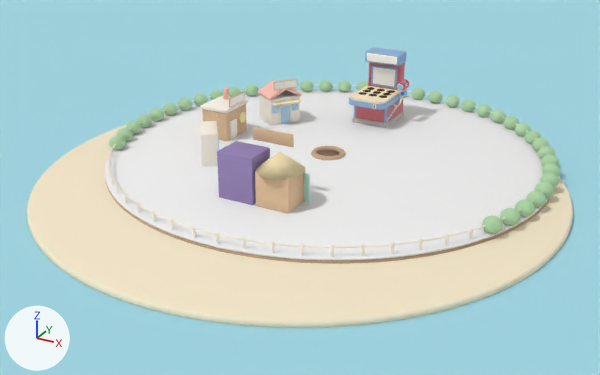
An edit to the Blender file mole/assets/home3d/plaza.blend, drawn before and after from the same camera.
Rendered twice from a camera (50 mm lens) standing at (25.6, -50.8, 22.2) and looking at (0.1, -4.5, -0.9). Arrows for +X, +Y and +Z are at lower left; the lights stay in place. The older version comes first.
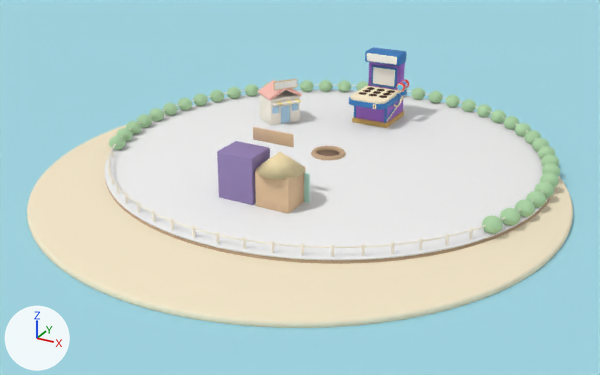
Not visible in the pictures: 'Locker door'.

Diff of the bpy script that builds the scene:
```diff
--- a/mole/assets/home3d/plaza.blend.py
+++ b/mole/assets/home3d/plaza.blend.py
@@ mat_grey @@
 mat_grey = principled_material('grey')
-mat_grey.base_color = (0.584, 0.539, 0.509)  # light grey #c9c2bd
+mat_grey.base_color = (0.672, 0.418, 0.125)  # orange #d6ad63
 mat_grey.roughness = 0.75
@@ mat_pink @@
 mat_pink = principled_material('pink')
-mat_pink.base_color = (0.694, 0.188, 0.212)  # pink #d9787f
+mat_pink.base_color = (0.356, 0.144, 0.597)  # purple #a16acb
 mat_pink.roughness = 0.75
@@ mat_cream @@
 mat_cream = principled_material('cream')
-mat_cream.base_color = (0.93, 0.791, 0.552)  # beige #f7e6c4
+mat_cream.base_color = (1.0, 0.871, 0.624)  # beige #fff0cf
 mat_cream.roughness = 0.75
@@ mat_blue @@
 mat_blue = principled_material('blue')
-mat_blue.base_color = (0.275, 0.451, 0.694)  # blue #8fb3d9
+mat_blue.base_color = (0.0395, 0.198, 0.509)  # blue #387bbd
 mat_blue.roughness = 0.75
@@ ob_workshop_walls @@
-ob_workshop_walls = bpy.data.objects.new('Workshop walls', me_cube_151)
-ob_workshop_walls.parent = ob_site_locker
-ob_workshop_walls.location = (0.0, 0.0, 1.15)
@@ ob_workshop_roof @@
-ob_workshop_roof = bpy.data.objects.new('Workshop roof', me_cube_152)
-ob_workshop_roof.parent = ob_site_locker
-ob_workshop_roof.location = (0.0, 0.0, 2.4)
@@ ob_chimney @@
-ob_chimney = bpy.data.objects.new('Chimney', me_cylinder_054)
-ob_chimney.parent = ob_site_locker
-ob_chimney.location = (0.9, 0.4, 2.9)
@@ ob_workshop_door @@
-ob_workshop_door = bpy.data.objects.new('Workshop door', me_cube_153)
-ob_workshop_door.parent = ob_site_locker
-ob_workshop_door.location = (-0.5, -1.12, 0.75)
@@ ob_gear @@
-ob_gear = bpy.data.objects.new('Gear', me_cylinder_055)
-ob_gear.parent = ob_site_locker
-ob_gear.location = (0.75, -1.14, 1.3)
-ob_gear.rotation_euler = (1.571, 0.0, 0.0)  # degrees (90, 0, 0)
@@ ob_sign_board_locker @@
-ob_sign_board_locker = bpy.data.objects.new('Sign board locker', me_cube_154)
-ob_sign_board_locker.parent = ob_site_locker
-ob_sign_board_locker.location = (0.0, -1.14, 2.95)
@@ ob_sign_locker @@
-ob_sign_locker = bpy.data.objects.new('Sign_locker', me_plane_005)
-ob_sign_locker.parent = ob_site_locker
-ob_sign_locker.location = (0.0, -1.205, 2.95)
-ob_sign_locker.rotation_euler = (1.571, 0.0, 0.0)  # degrees (90, 0, 0)
@@ ob_locker_frame @@
-ob_locker_frame = bpy.data.objects.new('Locker frame', me_cube_155)
-ob_locker_frame.parent = ob_site_inventory
-ob_locker_frame.location = (0.0, 0.0, 1.2)
@@ ob_locker_door @@
-ob_locker_door = bpy.data.objects.new('Locker door', me_cube_156)
-ob_locker_door.parent = ob_site_inventory
-ob_locker_door.location = (-0.9, -0.62, 0.7)
@@ ob_locker_door_001 @@
-ob_locker_door_001 = bpy.data.objects.new('Locker door.001', me_cube_157)
-ob_locker_door_001.parent = ob_site_inventory
-ob_locker_door_001.location = (-0.9, -0.62, 1.7)
@@ ob_sign_board_inventory @@
-ob_sign_board_inventory = bpy.data.objects.new('Sign board inventory', me_cube_162)
-ob_sign_board_inventory.parent = ob_site_inventory
-ob_sign_board_inventory.location = (0.0, -0.64, 2.75)
```

Location of each change, (x1, y1, x2, y2) in pixels of the pictures (600 x 375 px):
'Locker frame', deleted
    before: (200, 121, 218, 166)
'Workshop walls', deleted (beige)
    before: (202, 104, 247, 141)
'body', recoloured (brown to purple)
    both: (356, 100, 403, 123)
'Workshop roof', deleted
    before: (200, 96, 248, 113)
'marq', recoloured (darker)
    both: (365, 47, 407, 66)
'rim', recoloured (darker)
    both: (349, 89, 407, 110)
'tower', recoloured
    both: (368, 62, 405, 90)
'base', recoloured (light grey to orange)
    both: (352, 111, 404, 128)
'scr_frame', recoloured (darker)
    both: (371, 65, 397, 89)
'Workshop door', deleted
    before: (230, 119, 237, 139)
'Sign_locker', deleted
    before: (230, 93, 244, 106)
'Chimney', deleted
    before: (223, 87, 229, 100)
'Gear', deleted
    before: (239, 112, 246, 123)
'Sign board locker', deleted
    before: (228, 92, 244, 108)
'Sign board inventory', deleted
    before: (216, 113, 219, 132)
'edge.001', recoloured
    both: (384, 108, 387, 123)
'stripe.001', recoloured
    both: (387, 98, 402, 119)
'stripe', recoloured
    both: (387, 97, 404, 122)
'edge', recoloured
    both: (354, 106, 356, 118)
'cord', recoloured
    both: (394, 97, 403, 108)
'coin', recoloured
    both: (373, 104, 376, 109)
'Locker door.001', deleted
    before: (218, 136, 219, 149)
